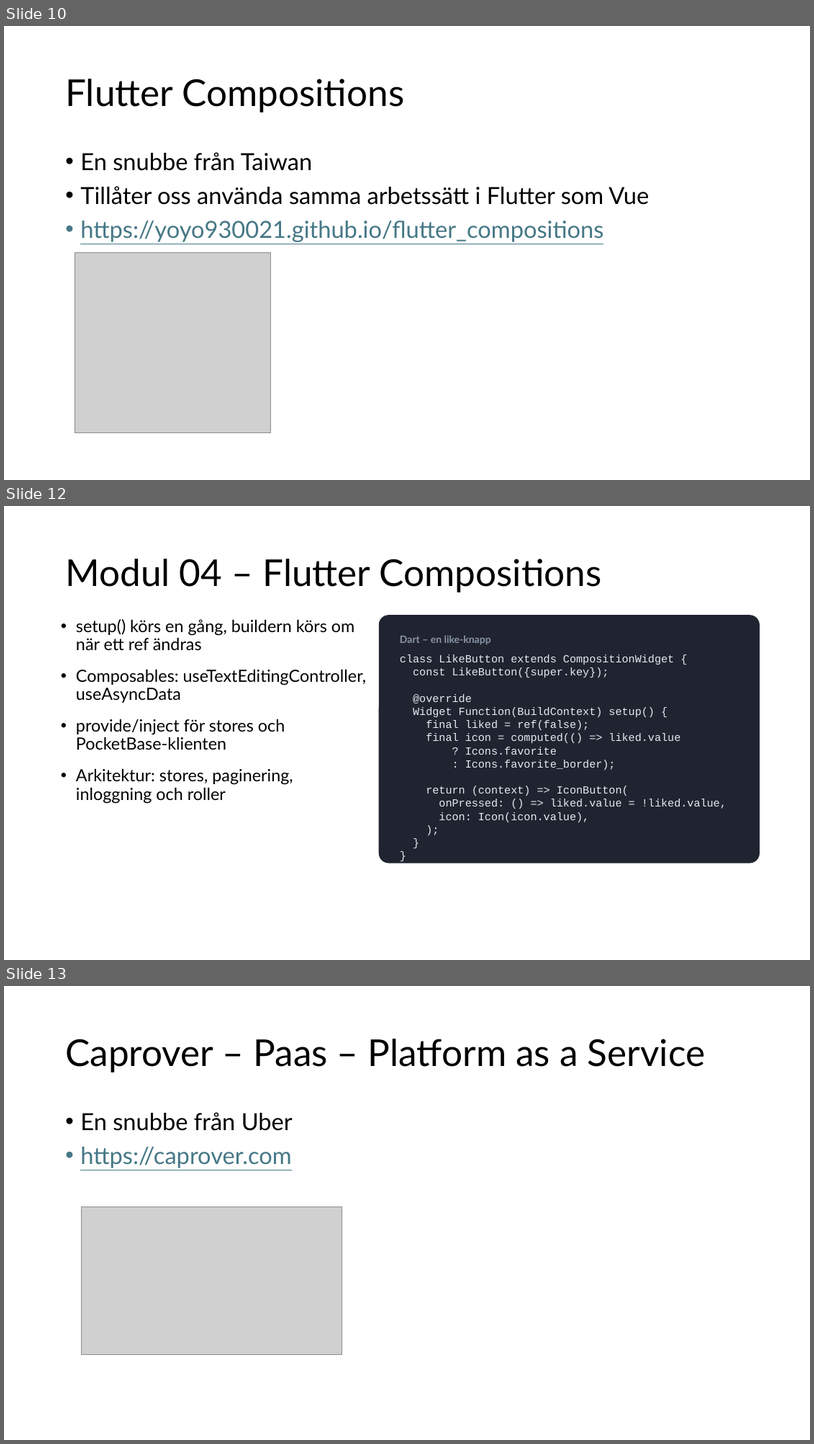
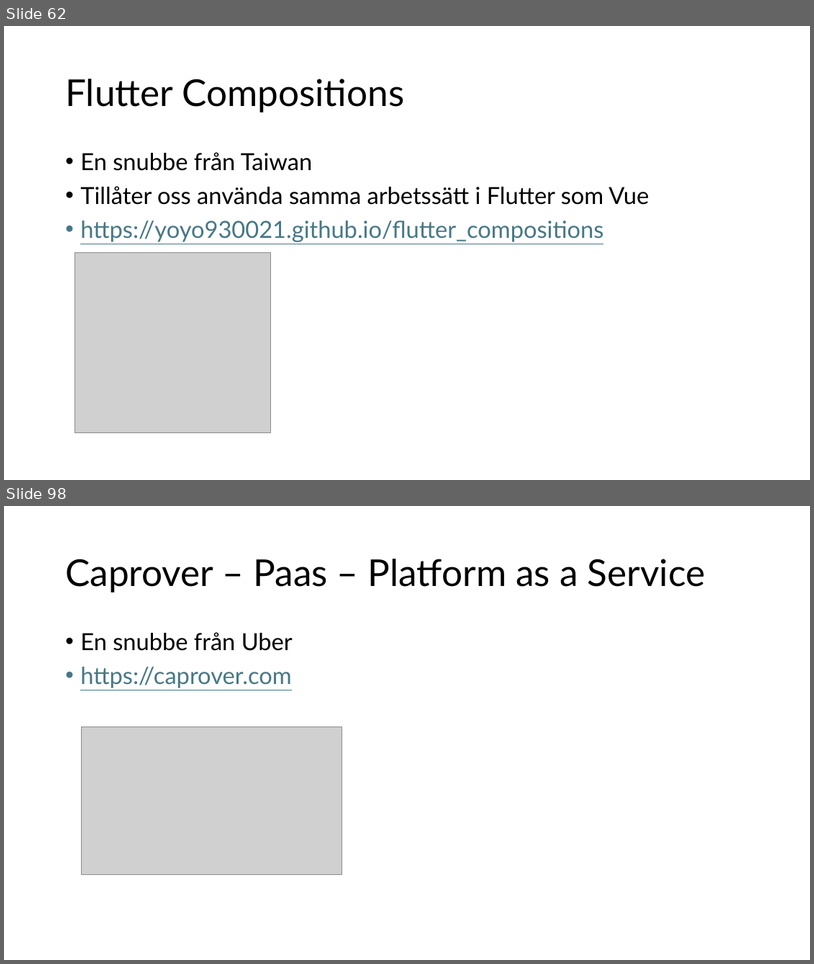
Before and after one commit to abbjetmus/pocketbase-flutter-kurs, a slide deck: Databaser och mobilapputveckling - sammanfattning.pptx. Shown one above the other, each under a label of ours: slides 10, 12 and 13 before the commit, slides 62 and 98 after it; the slides between them are not shown. The pictures are 814x1444 and 814x964 pixels, drawn with LibreOffice and Linux fonts; fonts in the diff are those of the drawing; grey boxes stand for pictures. Boxes give left, top, right and bottom in pixels: in the first picture for what was removed or moved away, otherwise in the second. Text is boxed around its words. In the diff, an @@ line names an element or a change of style, - is before the commit and + after.

Commit message:
Refactor course materials: remove Flutter exercises, update README for clarity, and enhance Kvittra app description.

```diff
--- a/Databaser och mobilapputveckling - sammanfattning.pptx
+++ b/Databaser och mobilapputveckling - sammanfattning.pptx
@@ slide 12 removed at bbox=[4, 506, 810, 960], background #FFFFFF @@
@@ title removed at bbox=[65, 559, 602, 592] @@
-Modul 04 – Flutter Compositions
@@ text removed at bbox=[76, 619, 366, 803] @@
-• setup() körs en gång, buildern körs om när ett ref ändras
-• Composables: useTextEditingController, useAsyncData
-• provide/inject för stores och PocketBase-klienten
-• Arkitektur: stores, paginering, inloggning och roller
@@ rounded rectangle removed at bbox=[379, 615, 760, 863] @@
-Dart – en like-knapp
-class LikeButton extends CompositionWidget {
-const LikeButton({super.key});
-@override
-Widget Function(BuildContext) setup() {
-final liked = ref(false);
-final icon = computed(() => liked.value
-? Icons.favorite
-: Icons.favorite_border);
-return (context) => IconButton(
-onPressed: () => liked.value = !liked.value,
-icon: Icon(icon.value),
-);
-}
-}
@@ what was slide 10 is now slide 62 @@
@@ what was slide 13 is now slide 98 @@
```
Also in this commit, not shown: 2 slides changed, 92 slides added, 6 other slides removed, 37 other files.
